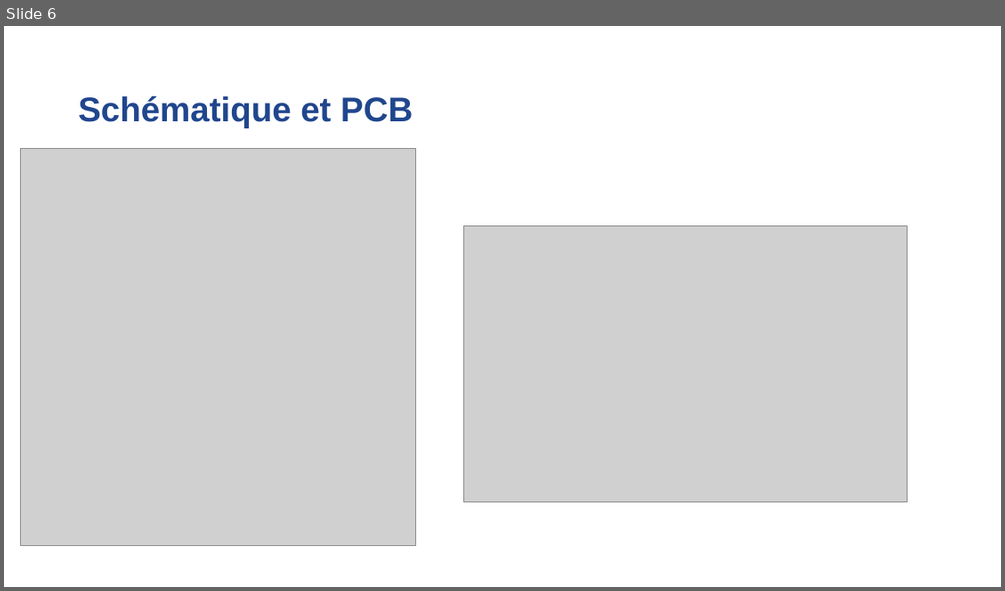
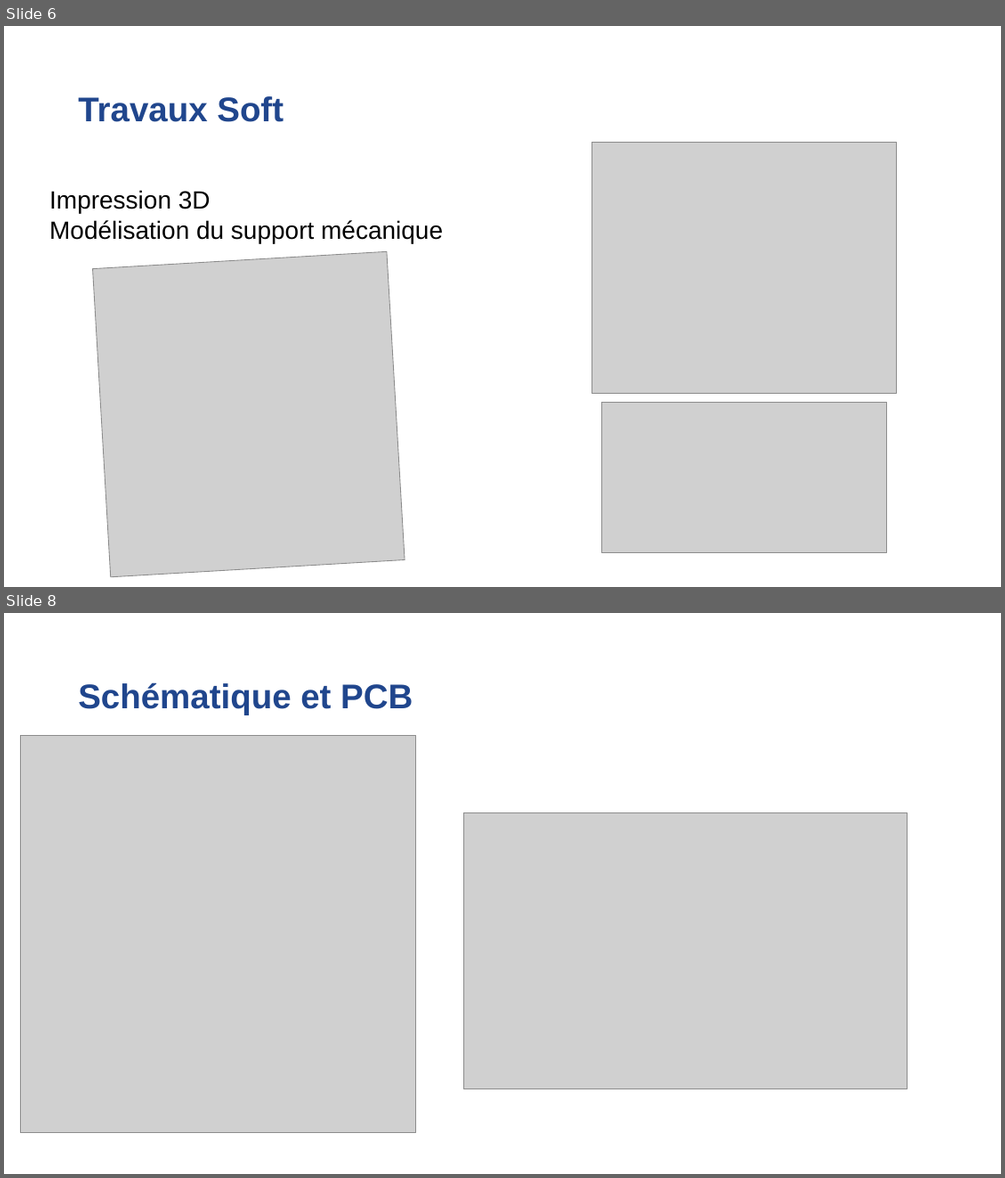
Before and after one commit to Laffargue-ElsysDesign/Robot_Surveillance_V3, a slide deck: GestionDeProjet/Reunions/Reunion 20_05_2022/Reunion_avancement20_05_22.pptx. Shown one above the other, each under a label of ours: slide 6 before the commit, slides 6 and 8 after it; the slides between them are not shown. The pictures are 1005x591 and 1005x1178 pixels, drawn with LibreOffice and Linux fonts; fonts in the diff are those of the drawing; grey boxes stand for pictures; background and template pictures are left out. Boxes give left, top, right and bottom in pixels: in the first picture for what was removed or moved away, otherwise in the second. Text is boxed around its words. In the diff, an @@ line names an element or a change of style, - is before the commit and + after.

```diff
--- a/GestionDeProjet/Reunions/Reunion 20_05_2022/Reunion_avancement20_05_22.pptx
+++ b/GestionDeProjet/Reunions/Reunion 20_05_2022/Reunion_avancement20_05_22.pptx
@@ slide 6 added at <box>4,26,1001,587</box>, background #FFFFFF @@
@@ title added at <box>78,96,283,122</box>, 33 pt, text #20468D, bold @@
+Travaux Soft
@@ picture added at <box>591,142,897,394</box> @@
@@ text added at <box>49,190,443,243</box>, 24 pt, text #000000 @@
+Impression 3D
+Modélisation du support mécanique
@@ picture added at <box>93,252,404,577</box> @@
@@ picture added at <box>602,402,886,553</box> @@
@@ what was slide 6 is now slide 8 @@
```
Also in this commit, not shown: 1 slide changed, 1 other slide added.
